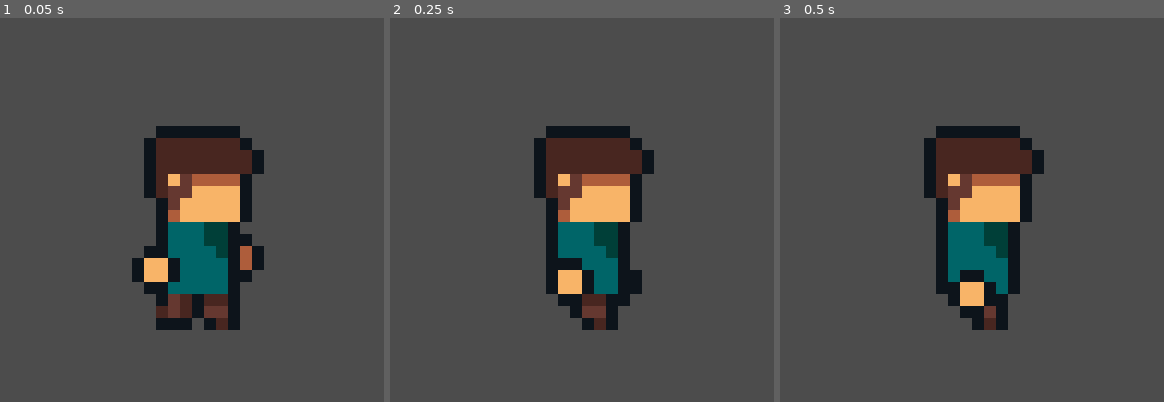
Above: before the commit, frames 1-3 (left to right).
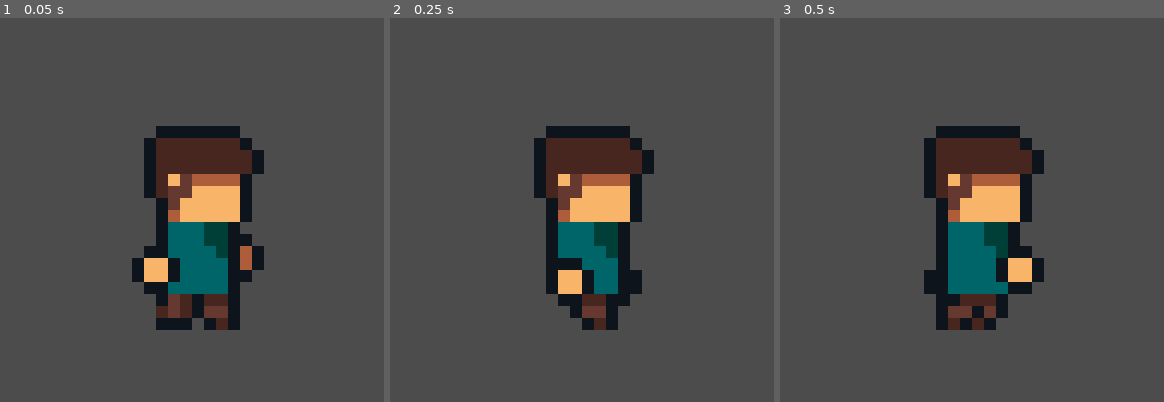
Above: after the commit, the same moments.

Repository: davifoox/character-creator
Game: Godot game, scene res://Main.tscn
Two runs of this game, one before a commit and one after it. Both use one fixed random seed, a clock stepped at 60 frames per second and the inputs below.
Inputs:
- Up to frame 1 (0.05 s): no input
- Up to frame 2 (0.25 s): no input
- Up to frame 3 (0.5 s): no input

Frames 1-2 are identical in both runs. In frame 3, 3.0% of the frame differs, in the area x 37-69%, y 59-82%.

Commit message:
Update Character.tscn

Diff:
--- a/Character.tscn
+++ b/Character.tscn
@@ -366,10 +366,10 @@
 tracks/2/imported = false
 tracks/2/enabled = true
 tracks/2/keys = {
-"times": PoolRealArray( 0, 0.125, 0.25 ),
-"transitions": PoolRealArray( 1, 1, 1 ),
-"update": 1,
-"values": [ Vector2( 4, 4 ), Vector2( 3, 6 ), Vector2( 1, 6 ) ]
+"times": PoolRealArray( 0, 0.125, 0.25, 0.375 ),
+"transitions": PoolRealArray( 1, 1, 1, 1 ),
+"update": 1,
+"values": [ Vector2( 4, 4 ), Vector2( 3, 6 ), Vector2( 1, 6 ), Vector2( -2, 6 ) ]
 }
 tracks/3/type = "value"
 tracks/3/path = NodePath("Sprites/Body:position")
@@ -390,10 +390,10 @@
 tracks/4/imported = false
 tracks/4/enabled = true
 tracks/4/keys = {
-"times": PoolRealArray( 0, 0.125, 0.25 ),
-"transitions": PoolRealArray( 1, 1, 1 ),
-"update": 1,
-"values": [ Vector2( -3, 5 ), Vector2( -1, 6 ), Vector2( 0, 7 ) ]
+"times": PoolRealArray( 0, 0.125, 0.25, 0.375 ),
+"transitions": PoolRealArray( 1, 1, 1, 1 ),
+"update": 1,
+"values": [ Vector2( -3, 5 ), Vector2( -1, 6 ), Vector2( 0, 7 ), Vector2( 4, 5 ) ]
 }
 tracks/5/type = "value"
 tracks/5/path = NodePath("Sprites/LeftLeg:position")
@@ -402,10 +402,10 @@
 tracks/5/imported = false
 tracks/5/enabled = true
 tracks/5/keys = {
-"times": PoolRealArray( 0, 0.125 ),
-"transitions": PoolRealArray( 1, 1 ),
-"update": 1,
-"values": [ Vector2( 2, 8.5 ), Vector2( 1, 8.5 ) ]
+"times": PoolRealArray( 0, 0.125, 0.375 ),
+"transitions": PoolRealArray( 1, 1, 1 ),
+"update": 1,
+"values": [ Vector2( 2, 8.5 ), Vector2( 1, 8.5 ), Vector2( 1, 8.5 ) ]
 }
 tracks/6/type = "value"
 tracks/6/path = NodePath("Sprites/RightLeg:position")
@@ -414,10 +414,10 @@
 tracks/6/imported = false
 tracks/6/enabled = true
 tracks/6/keys = {
-"times": PoolRealArray( 0, 0.125 ),
-"transitions": PoolRealArray( 1, 1 ),
-"update": 1,
-"values": [ Vector2( -2, 8 ), Vector2( 1, 8.5 ) ]
+"times": PoolRealArray( 0, 0.125, 0.375 ),
+"transitions": PoolRealArray( 1, 1, 1 ),
+"update": 1,
+"values": [ Vector2( -2, 8 ), Vector2( 1, 8.5 ), Vector2( -1, 8.5 ) ]
 }
 tracks/7/type = "value"
 tracks/7/path = NodePath("Sprites/RightLeg:flip_v")
@@ -426,10 +426,10 @@
 tracks/7/imported = false
 tracks/7/enabled = true
 tracks/7/keys = {
-"times": PoolRealArray( 0 ),
-"transitions": PoolRealArray( 1 ),
-"update": 1,
-"values": [ false ]
+"times": PoolRealArray( 0, 0.375 ),
+"transitions": PoolRealArray( 1, 1 ),
+"update": 1,
+"values": [ false, false ]
 }
 tracks/8/type = "value"
 tracks/8/path = NodePath("Sprites/LeftLeg:flip_h")
@@ -438,10 +438,10 @@
 tracks/8/imported = false
 tracks/8/enabled = true
 tracks/8/keys = {
-"times": PoolRealArray( 0 ),
-"transitions": PoolRealArray( 1 ),
-"update": 1,
-"values": [ true ]
+"times": PoolRealArray( 0, 0.375 ),
+"transitions": PoolRealArray( 1, 1 ),
+"update": 1,
+"values": [ true, false ]
 }
 tracks/9/type = "value"
 tracks/9/path = NodePath("Sprites/RightLeg:flip_h")
@@ -450,10 +450,10 @@
 tracks/9/imported = false
 tracks/9/enabled = true
 tracks/9/keys = {
-"times": PoolRealArray( 0 ),
-"transitions": PoolRealArray( 1 ),
-"update": 1,
-"values": [ true ]
+"times": PoolRealArray( 0, 0.375 ),
+"transitions": PoolRealArray( 1, 1 ),
+"update": 1,
+"values": [ true, false ]
 }
 tracks/10/type = "value"
 tracks/10/path = NodePath("Sprites/RightLeg:rotation_degrees")
@@ -462,10 +462,10 @@
 tracks/10/imported = false
 tracks/10/enabled = true
 tracks/10/keys = {
-"times": PoolRealArray( 0, 0.125 ),
-"transitions": PoolRealArray( 1, 1 ),
-"update": 1,
-"values": [ 90.0, 0.0 ]
+"times": PoolRealArray( 0, 0.125, 0.375 ),
+"transitions": PoolRealArray( 1, 1, 1 ),
+"update": 1,
+"values": [ 90.0, 0.0, 0.0 ]
 }
 tracks/11/type = "value"
 tracks/11/path = NodePath("Sprites/RightLeg:scale")
@@ -474,10 +474,10 @@
 tracks/11/imported = false
 tracks/11/enabled = true
 tracks/11/keys = {
-"times": PoolRealArray( 0, 0.125 ),
-"transitions": PoolRealArray( 1, 1 ),
-"update": 1,
-"values": [ Vector2( 1, 1 ), Vector2( 1, 1 ) ]
+"times": PoolRealArray( 0, 0.125, 0.375 ),
+"transitions": PoolRealArray( 1, 1, 1 ),
+"update": 1,
+"values": [ Vector2( 1, 1 ), Vector2( 1, 1 ), Vector2( 1, 1 ) ]
 }
 tracks/12/type = "value"
 tracks/12/path = NodePath("Sprites/LeftLeg:scale")
@@ -552,4 +552,4 @@
 position = Vector2( 24, 0 )
 texture = ExtResource( 3 )
 hframes = 36
-frame = 6
+frame = 4
